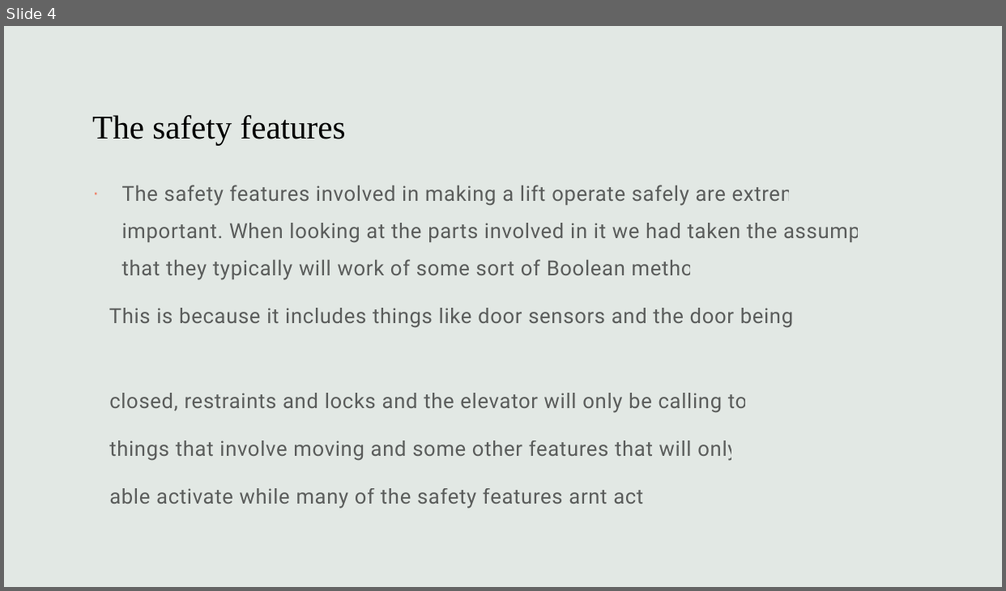
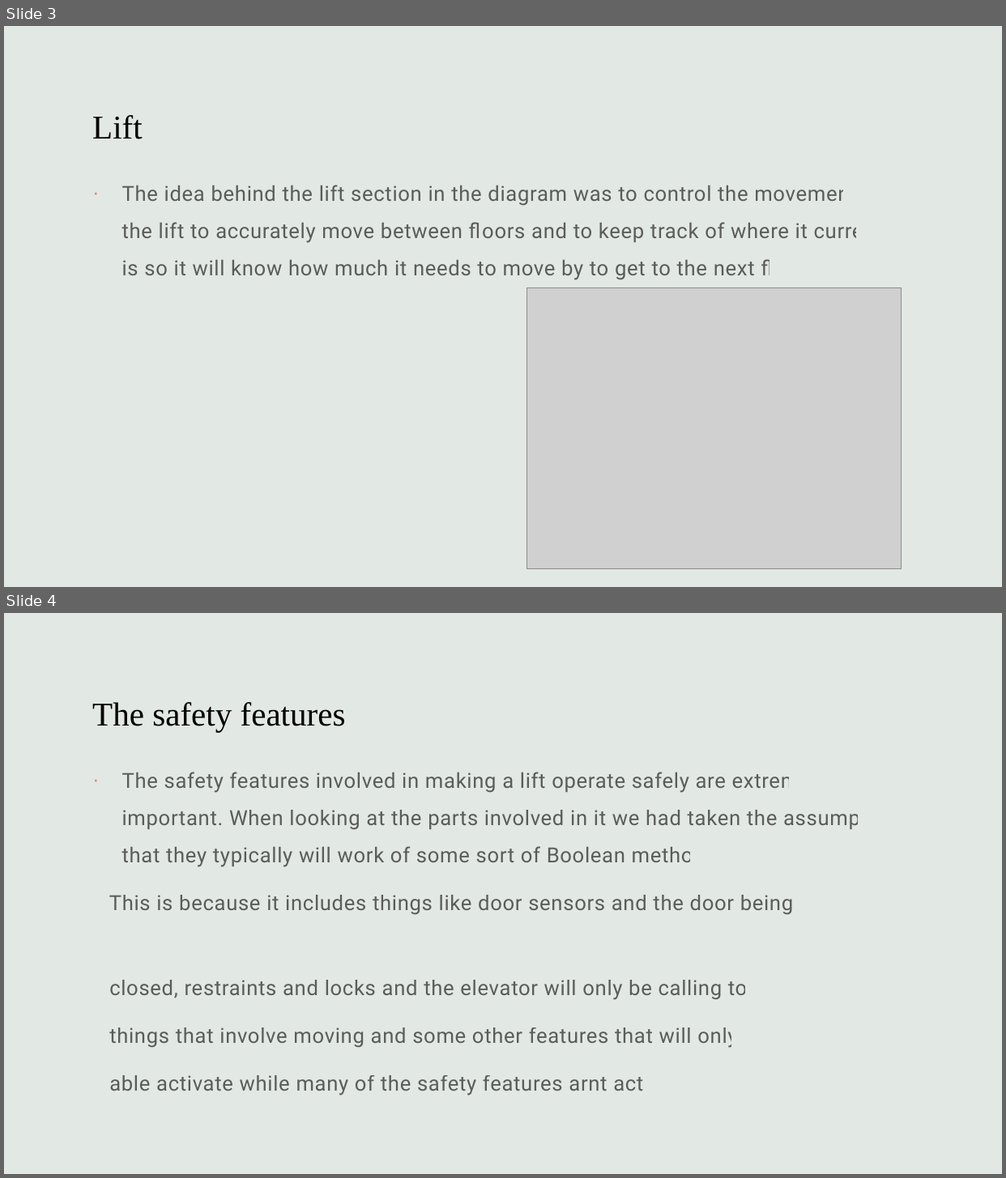
Before and after one commit to EGF9/snowday, a slide deck: Presentation1.pptx. Shown one above the other, each under a label of ours: slide 4 before the commit, slides 3 and 4 after it. The pictures are 1006x591 and 1006x1178 pixels, drawn with LibreOffice and Linux fonts; fonts in the diff are those of the drawing; grey boxes stand for pictures. Boxes give left, top, right and bottom in pixels: in the first picture for what was removed or moved away, otherwise in the second. Text is boxed around its words. In the diff, an @@ line names an element or a change of style, - is before the commit and + after.

```diff
--- a/Presentation1.pptx
+++ b/Presentation1.pptx
@@ slide 3 added at (x1=4, y1=26, x2=1002, y2=587), background #E2E8E4 @@
@@ title added at (x1=92, y1=115, x2=142, y2=139), 32 pt, text #000000 @@
+Lift
@@ text added at (x1=122, y1=185, x2=899, y2=280), 20 pt, text #000000 at 60% opacity @@
+· The idea behind the lift section in the diagram was to control the movement of the lift to accurately move between floors and to keep track of where it currently is so it will know how much it needs to move by to get to the next floor
@@ picture added at (x1=526, y1=288, x2=901, y2=569) @@
```
Also in this commit, not shown: 1 slide removed.
